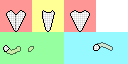
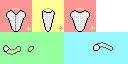
Layers edited between the first and the second 128x64 image:
painted on "Shirt01.png" over [6, 16, 90, 32]
painted on "GUIDE" over [6, 8, 95, 32]
